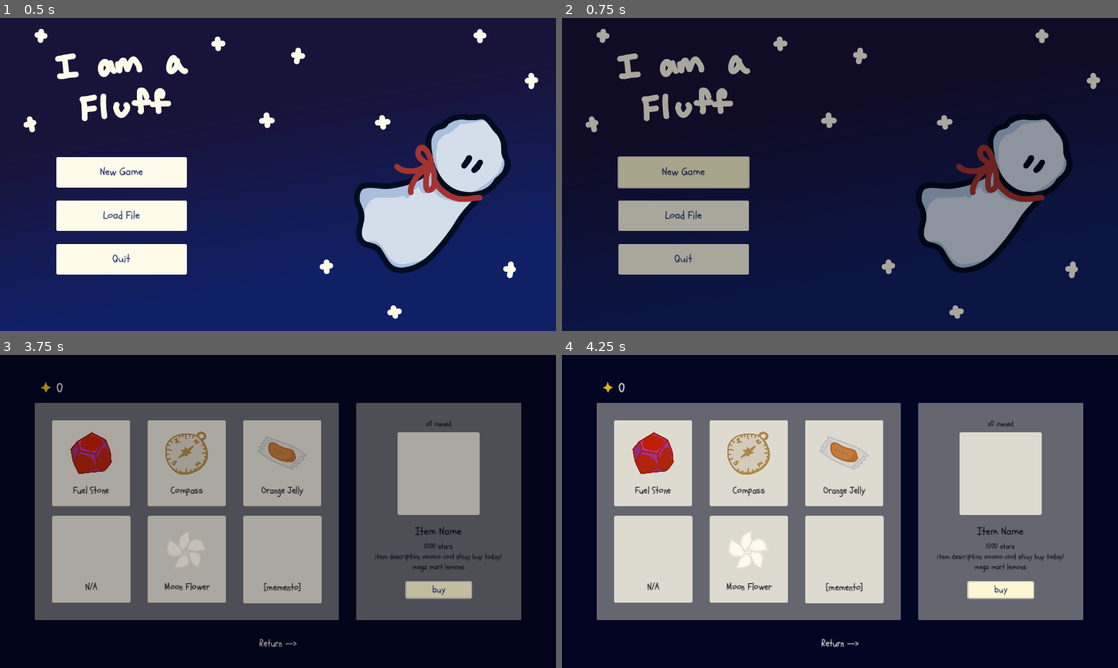
Above: before the commit, frames 1-4 (two rows, left to right).
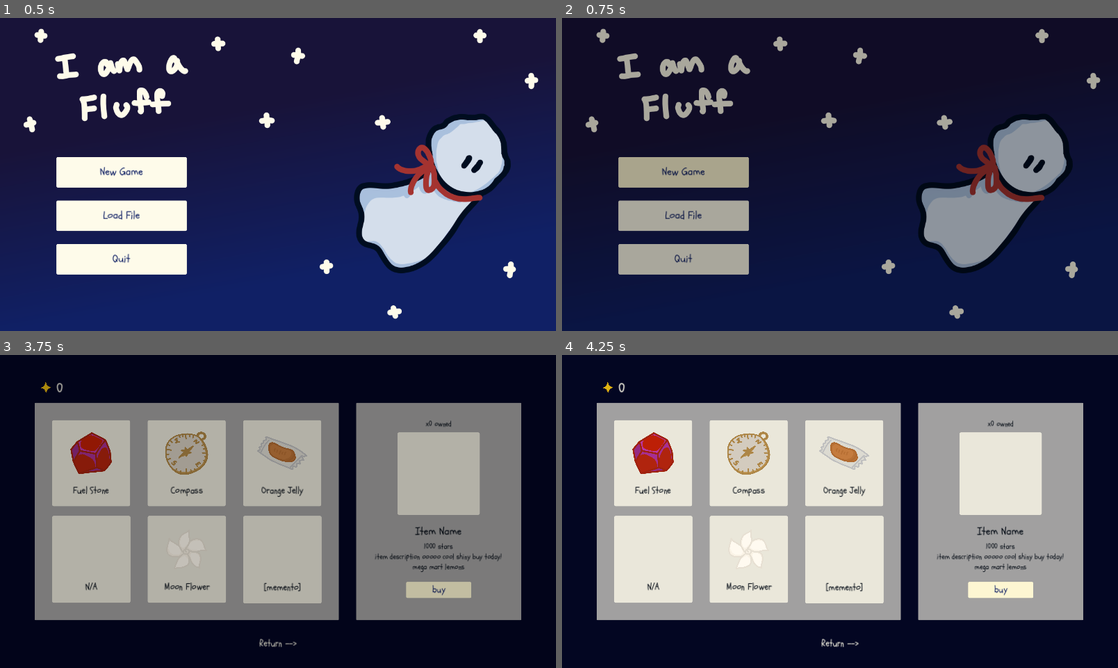
Above: after the commit, the same moments.

Repository: solicht88/I-am-a-Fluff
Game: Godot game, scene res://scenes/title/title_screen.tscn
The game is run twice, just before and just after one commit, with the same random seed, the same clock (stepped at 60 frames per second) and the same inputs.
Inputs:
- Up to frame 1 (0.5 s): no input
- Up to frame 2 (0.75 s): click "New Game" at 0.5 s
- Up to frame 3 (3.75 s): click "upgrade" at 1.25 s; click "Return -->" at 2 s; click "store" at 2.75 s; click "buy" at 3.5 s
- Up to frame 4 (4.25 s): no input

Frame 1 is identical in both runs. In frame 2, 0.1% of the frame differs, in the area x 10-34%, y 44-55%; in frame 3, 30%; in frame 4, 31%, in the area x 6-94%, y 15-85%.

Commit message:
can now buy items in shop, set item limits + disable buy button

Diff:
--- a/scenes/light_button.tres
+++ b/scenes/light_button.tres
@@ -7,7 +7,7 @@
 content_margin_top = 4.0
 content_margin_right = 4.0
 content_margin_bottom = 4.0
-bg_color = Color(0.996078, 0.984314, 0.917647, 1)
+bg_color = Color(0.996078, 0.984314, 0.917647, 0.313726)
 corner_radius_top_left = 3
 corner_radius_top_right = 3
 corner_radius_bottom_right = 3
@@ -19,12 +19,8 @@
 content_margin_top = 4.0
 content_margin_right = 4.0
 content_margin_bottom = 4.0
-bg_color = Color(0.996078, 0.984314, 0.917647, 1)
+bg_color = Color(0.996078, 0.984314, 0.917647, 0)
 draw_center = false
-border_width_left = 2
-border_width_top = 2
-border_width_right = 2
-border_width_bottom = 2
 corner_radius_top_left = 3
 corner_radius_top_right = 3
 corner_radius_bottom_right = 3
@@ -73,7 +69,7 @@
 
 [resource]
 Button/colors/font_color = Color(0.0627451, 0.12549, 0.396078, 1)
-Button/colors/font_disabled_color = Color(0.875, 0.875, 0.875, 0.5)
+Button/colors/font_disabled_color = Color(0.0627451, 0.12549, 0.396078, 0.784314)
 Button/colors/font_focus_color = Color(0.0627451, 0.12549, 0.396078, 1)
 Button/colors/font_hover_color = Color(0.0627451, 0.12549, 0.396078, 1)
 Button/colors/font_hover_pressed_color = Color(0.0627451, 0.12549, 0.396078, 1)
--- a/scenes/store/shop_interface.tscn
+++ b/scenes/store/shop_interface.tscn
@@ -12,7 +12,7 @@
 [ext_resource type="FontFile" uid="uid://bowrdqh4kjwdd" path="res://fonts/Schoolbell-Regular.ttf" id="9_dcbl7"]
 
 [sub_resource type="StyleBoxFlat" id="StyleBoxFlat_kekpb"]
-bg_color = Color(0.996078, 0.984314, 0.917647, 0.392157)
+bg_color = Color(0.996078, 0.984314, 0.917647, 0.627451)
 corner_radius_top_left = 2
 corner_radius_top_right = 2
 corner_radius_bottom_right = 2
--- a/scripts/global/save.gd
+++ b/scripts/global/save.gd
@@ -4,6 +4,7 @@
 const save_location = "user://saves/SaveFile.json"
 
 var star1 = preload("res://scenes/characters/star_1.tscn")
+
 var save_data: Dictionary = {
 	"counter": 0, # count number of stars
 	"stars": [], # keep track of spawned stars coordinates
@@ -11,7 +12,12 @@
 	"wish_lvl": 1,
 	"string_lvl": 1,
 	"price_mult": 1,
-	"inventory": {} # dictionary to store shop items
+	"inventory": {
+		"fuel": 0,
+		"compass": 0,
+		"jelly": 0,
+		"flower": 0
+		} # dictionary to store shop items
 }
 
 func save_game():
--- a/scripts/global/text_data.gd
+++ b/scripts/global/text_data.gd
@@ -3,6 +3,8 @@
 # load item images
 var fuel_img = preload("res://img/items/fuel_stone.png")
 var compass_img = preload("res://img/items/compass.png")
+var jelly_img = preload("res://img/items/orange_jelly.png")
+var flower_img = preload("res://img/items/moon_flower.png")
 
 # upgrades
 var gaze_upg = ["5.0s --> 4.6s", "4.6s --> 4.2s", "4.2s --> 3.8s", "3.8s --> 3.4s", "3.4s --> 3.0s", "3.0s"]
@@ -12,8 +14,24 @@
 var str_cost = [25, 60, 150, "N/A"]
 
 # store
-# format: [name, price, description]
+var item_cost = {
+	"fuel": 10,
+	"compass": 50,
+	"jelly": 15,
+	"flower": 200
+}
+
+# format: [image, name, price, description]
 var item_data: Dictionary = {
-	"fuel": [fuel_img, "Fuel Stone", str(100*Save.save_data.price_mult) + " Stars\n", "Keep Puff warm while travelling the Milky Way"],
-	"compass": [compass_img, "Compass", str(200*Save.save_data.price_mult) + " Stars\n", "Helps Puff navigate where to go while exploring the Milky Way"]
+	"fuel": [fuel_img, "Fuel Stone", str(item_cost["fuel"]*Save.save_data.price_mult) + " Stars\n", "Keeps Puff warm during explorations through the Milky Way"],
+	"compass": [compass_img, "Compass", str(item_cost["compass"]*Save.save_data.price_mult) + " Stars\n", "Helps Puff to navigate where to go when exploring"],
+	"jelly": [jelly_img, "Orange Jelly", str(item_cost["jelly"]*Save.save_data.price_mult) + " Stars\n", "Puff's favorite snack! Keeps her from going hungry while exploring"],
+	"flower": [flower_img, "Moon Flower", str(item_cost["flower"]) + " Stars\n", "A peculiar flower. Hmm, Puff thinks Ma will like it!"]
 }
+
+var item_max: Dictionary = {
+	"fuel": 3,
+	"compass": 1,
+	"jelly": 2,
+	"flower": 1
+}
--- a/scripts/main/main.gd
+++ b/scripts/main/main.gd
@@ -94,9 +94,9 @@
 
 # possibly temp? will see how full save/load files go
 func _load_stars(coords):
-	print(coords)
+	#print(coords)
 	for pos in coords:
-		print(pos)
+		#print(pos)
 		var new_star = star_scenes[randi_range(0, 2)].instantiate()
 		add_child(new_star)
 		new_star.set_position(pos)
--- a/scripts/store/shop_interface.gd
+++ b/scripts/store/shop_interface.gd
@@ -3,6 +3,8 @@
 signal item_bought
 
 var save = Save.save_data
+
+var cur_item = ""
 
 @onready var counter_label := $counter as Label
 
@@ -60,6 +62,8 @@
 	var display_img = selection.get_node("display/TextureRect")
 	var name_lbl = selection.get_node("name")
 	var desc_lbl = selection.get_node("description")
+	var owned_lbl = selection.get_node("owned")
+	var buy_btn = selection.get_node("buy_btn")
 
 	var cur_item_data = TextData.item_data[item]
 
@@ -67,6 +71,13 @@
 	display_img.scale = Vector2(0.186, 0.186)
 	name_lbl.text = cur_item_data[1]
 	desc_lbl.text = cur_item_data[2] + cur_item_data[3]
+	owned_lbl.text = "x" + str(save.inventory[item]) + " owned"
+
+	cur_item = item
+
+	if save.inventory[item] == TextData.item_max[item]:
+		buy_btn.disabled = true
+		buy_btn.set_default_cursor_shape(Control.CURSOR_ARROW)
 
 # fuel preview
 func _on_fuel_mouse_entered():
@@ -101,7 +112,8 @@
 	_mouse_exited()
 
 func _on_flower_gui_input(event):
-	pass # Replace with function body.
+	if event.is_action_pressed("leftclick"):
+		_display_item("flower")
 
 
 # orange jelly preview
@@ -112,7 +124,8 @@
 	_mouse_exited()
 
 func _on_jelly_gui_input(event):
-	pass # Replace with function body.
+	if event.is_action_pressed("leftclick"):
+		_display_item("jelly")
 
 
 # memento shop preview
@@ -129,4 +142,14 @@
 # - remove stars from counter
 # - add to "inventory"
 func _on_buy_btn_pressed():
-	pass # Replace with function body.
+	if cur_item == "fuel":
+		_buy_item("fuel")
+
+func _buy_item(item: String):
+	var cost = TextData.item_cost[item]*save.price_mult
+	if cost <= save.counter:
+		save.inventory[item] += 1
+		save.counter -= cost
+
+		_display_item(item)
+		counter_label.text = str(save.counter)
